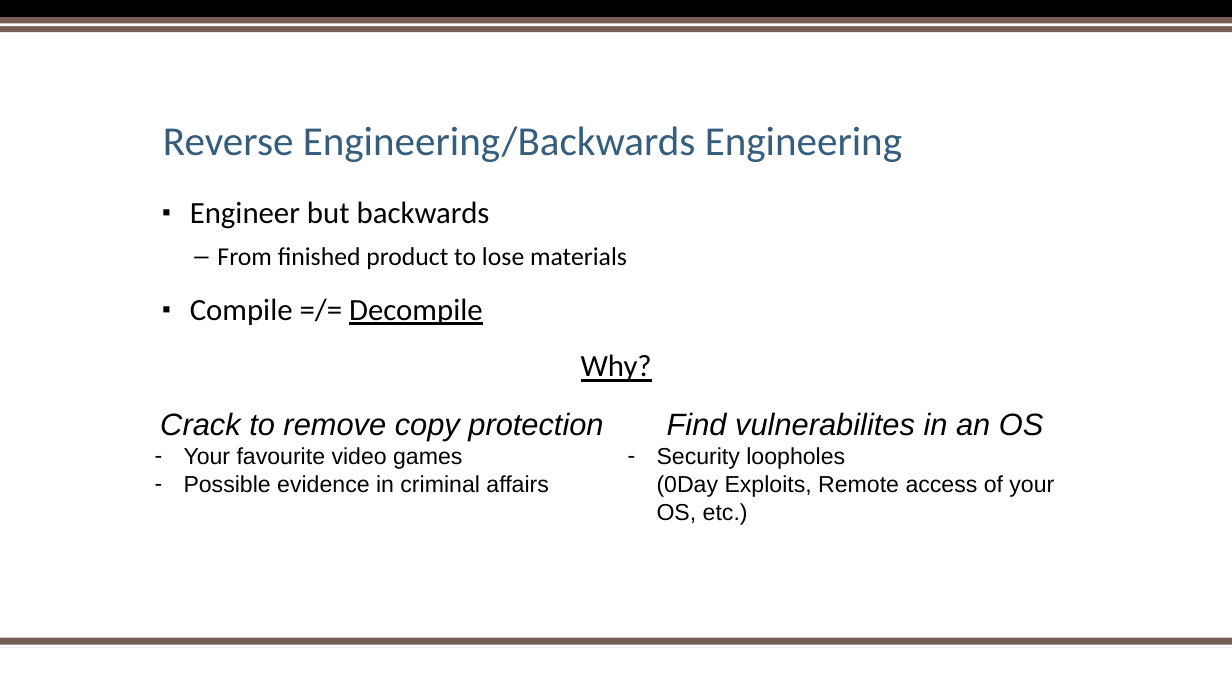
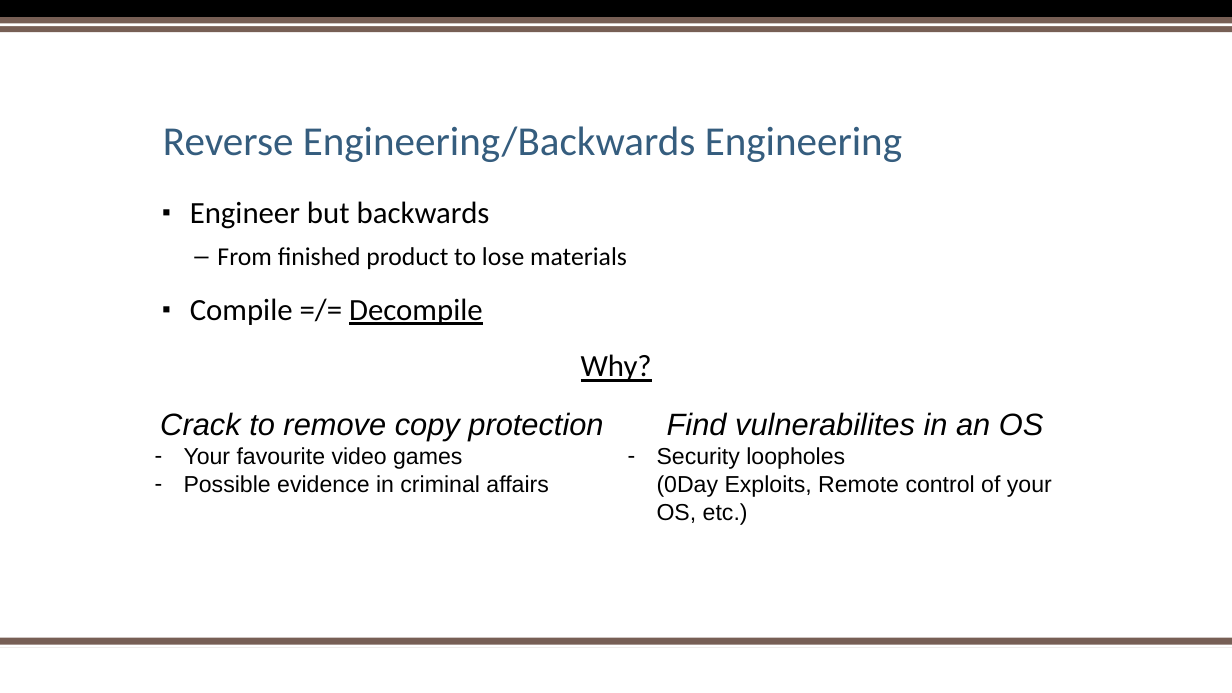
Before and after one commit to sebivenlo/ESDE_2021_Ghidra, a slide deck: slide 4 of Reverse Engineering.pptx. Drawn at 1232x693 pixels with LibreOffice and Linux fonts; fonts in the diff are those of the drawing; background and template pictures are left out. Boxes give left, top, right and bottom in pixels: in the first picture for what was removed or moved away, otherwise in the second. Text is boxed around its words. In the diff, an @@ line names an element or a change of style, - is before the commit and + after.

```diff
--- a/Reverse Engineering.pptx
+++ b/Reverse Engineering.pptx
@@ text at [657,447,1052,525]: text changed @@
-– Security loopholes
-  (0Day Exploits, Remote access of your OS, etc.)
+– Security loopholes
+  (0Day Exploits, Remote control of your OS, etc.)
```
Also in this commit, not shown: 3 other slides changed.
